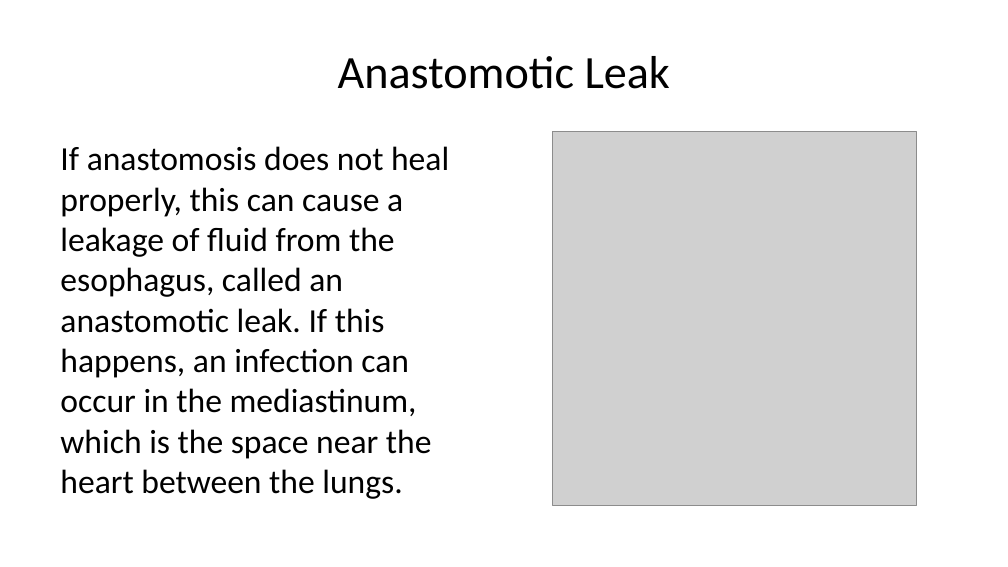
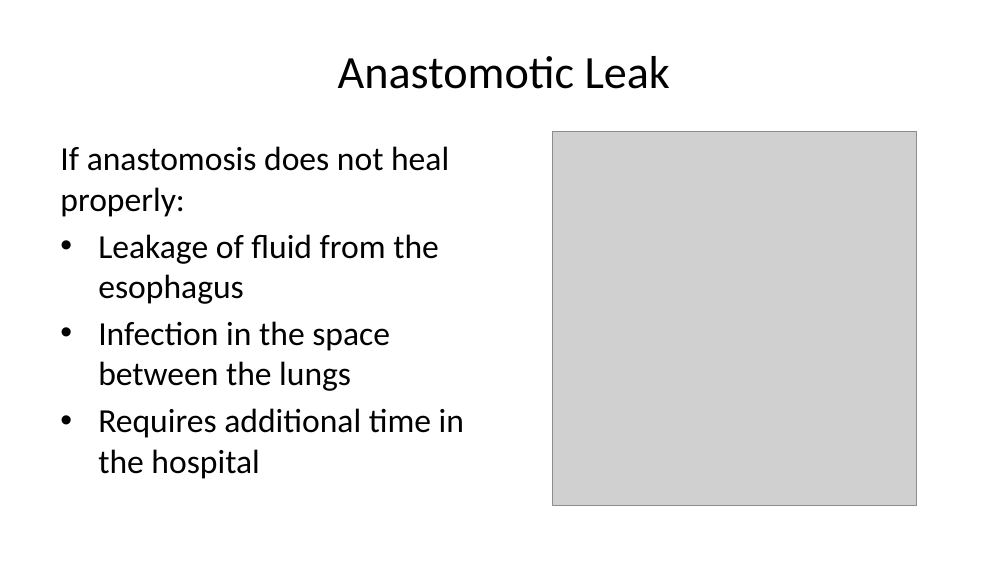
Before and after one commit to jcsalo/patient_education, a slide deck: slide 15 of lci_surgery.pptx. Drawn at 1008x567 pixels with LibreOffice and Linux fonts; fonts in the diff are those of the drawing; grey boxes stand for pictures. Boxes give left, top, right and bottom in pixels: in the first picture for what was removed or moved away, otherwise in the second. Text is boxed around its words. In the diff, an @@ line names an element or a change of style, - is before the commit and + after.

```diff
--- a/lci_surgery.pptx
+++ b/lci_surgery.pptx
@@ text at (x1=60, y1=146, x2=464, y2=479): text changed @@
-If anastomosis does not heal properly, this can cause a leakage of fluid from the esophagus, called an anastomotic leak. If this happens, an infection can occur in the mediastinum, which is the space near the heart between the lungs.
+If anastomosis does not heal properly:
+• Leakage of fluid from the esophagus
+• Infection in the space between the lungs
+• Requires additional time in the hospital
```
Also in this commit, not shown: 6 other slides changed, 3 slides added, 2 slides removed, 40 other files.
